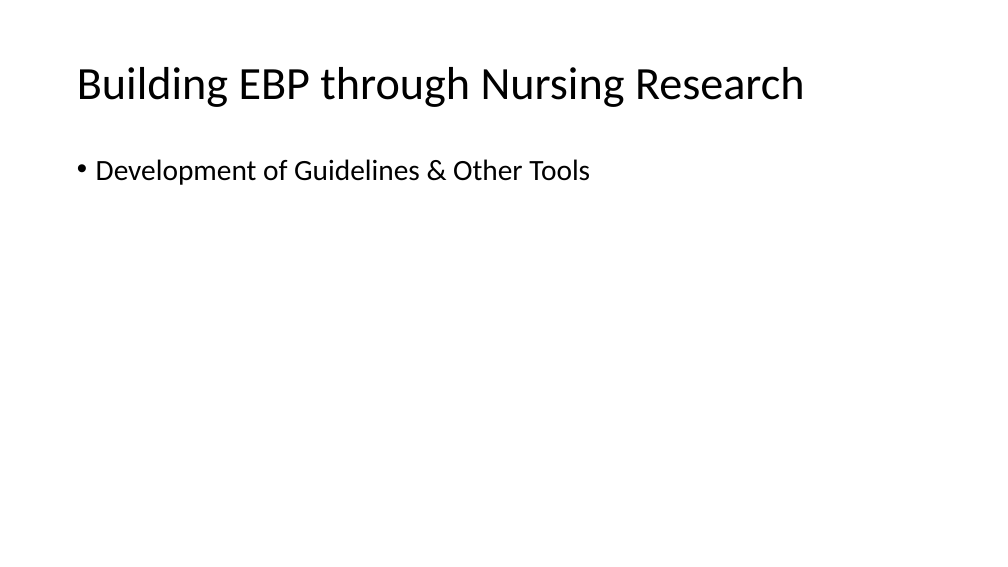
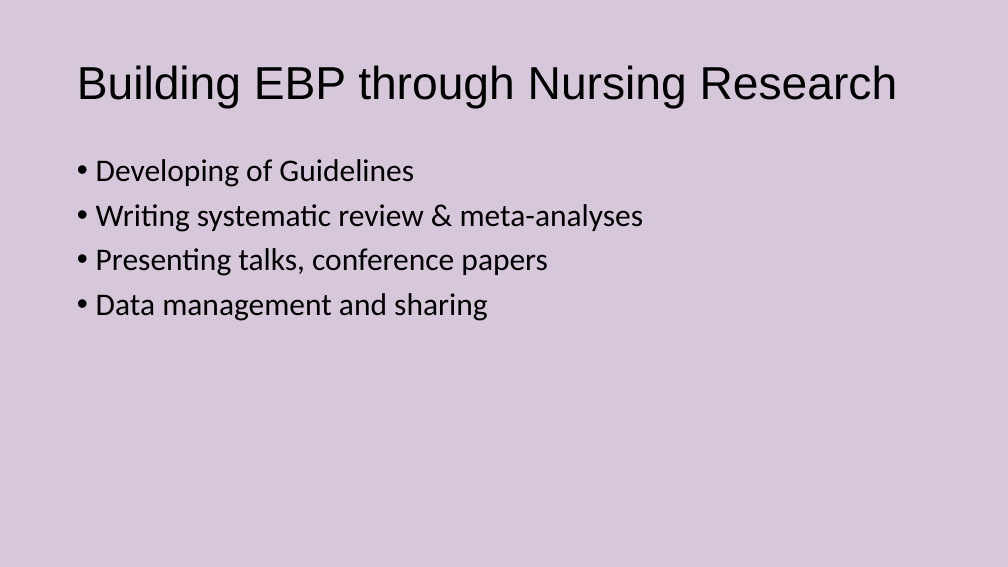
Before and after one commit to mattweirick/mattweirick.github.io, a slide deck: slide 15 of files/au-presentation-20181009.pptx. Drawn at 1008x567 pixels with LibreOffice and Linux fonts; fonts in the diff are those of the drawing. Boxes give left, top, right and bottom in pixels: in the first picture for what was removed or moved away, otherwise in the second. Text is boxed around its words. In the diff, an @@ line names an element or a change of style, - is before the commit and + after.

```diff
--- a/files/au-presentation-20181009.pptx
+++ b/files/au-presentation-20181009.pptx
@@ background #FFFFFF to #D6C8DA @@
@@ title "Building EBP through Nursing Research" at bbox=[77, 65, 898, 109]: font Calibri to Arial @@
@@ text at bbox=[96, 159, 644, 321]: text changed; size 28 to 30 pt @@
-• Development of Guidelines & Other Tools
+• Developing of Guidelines
+• Writing systematic review & meta-analyses
+• Presenting talks, conference papers
+• Data management and sharing
```
Also in this commit, not shown: 5 other slides changed, 2 slides removed.
